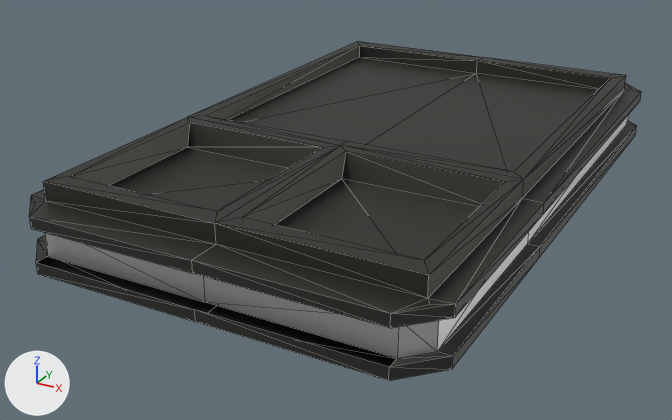
One commit to the FBX model Assets/Resources/Meshes/Engine1.fbx: the scene before it, then after it.
One viewpoint serves both versions: a camera (50 mm lens) standing at (0.601, -11.593, 0.558) and looking at (-0.045, -10.42, -0.029). Every picture has the same lights, and +X, +Y and +Z are marked at lower left. Mesh edges are drawn as thin lines. Where no turn or scale is listed for an object, it has been applied to the vertices.

In view in the first picture: 'Engine1'.
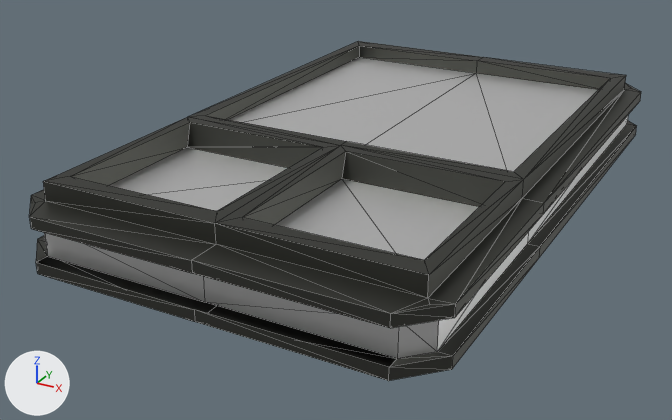
The newer file is also turned or shifted as a whole; pictures and numbers use the older file's frame.

Location of each change, [x1, y1, x2, y2] in pixels of the pictures (672 x 420 px):
part 1 of me_cube_018, recoloured (black to grey): [109, 147, 479, 260] in both
part 2 of me_cube_018, recoloured: [229, 57, 598, 172] in both

Diff of the bpy script that builds the scene:
```diff
--- a/Assets/Resources/Meshes/Engine1.fbx.py
+++ b/Assets/Resources/Meshes/Engine1.fbx.py
@@ me_cube_018 @@
 me_cube_018.from_pydata(...)  # 122 vertices, 232 faces; spans x -0.301..0.301, y -0.457..0.52, z 0.0..0.108
 # used by ob_engine1; location = (0.0, -10.386, 0.0)
+# me_cube_018 part 1: all 4 faces centred in x -0.175..0.175, y -0.296..-0.214, z 0.07 switch from mat_unitframematerial (picture img_paletteunits_png) to mat_playercolor (white #e7e7e7)
+# me_cube_018 part 2: all 4 faces centred in x -0.167..0.167, y 0.093..0.266, z 0.084 switch from mat_unitframematerial (picture img_paletteunits_png) to mat_playercolor (white #e7e7e7)
```
